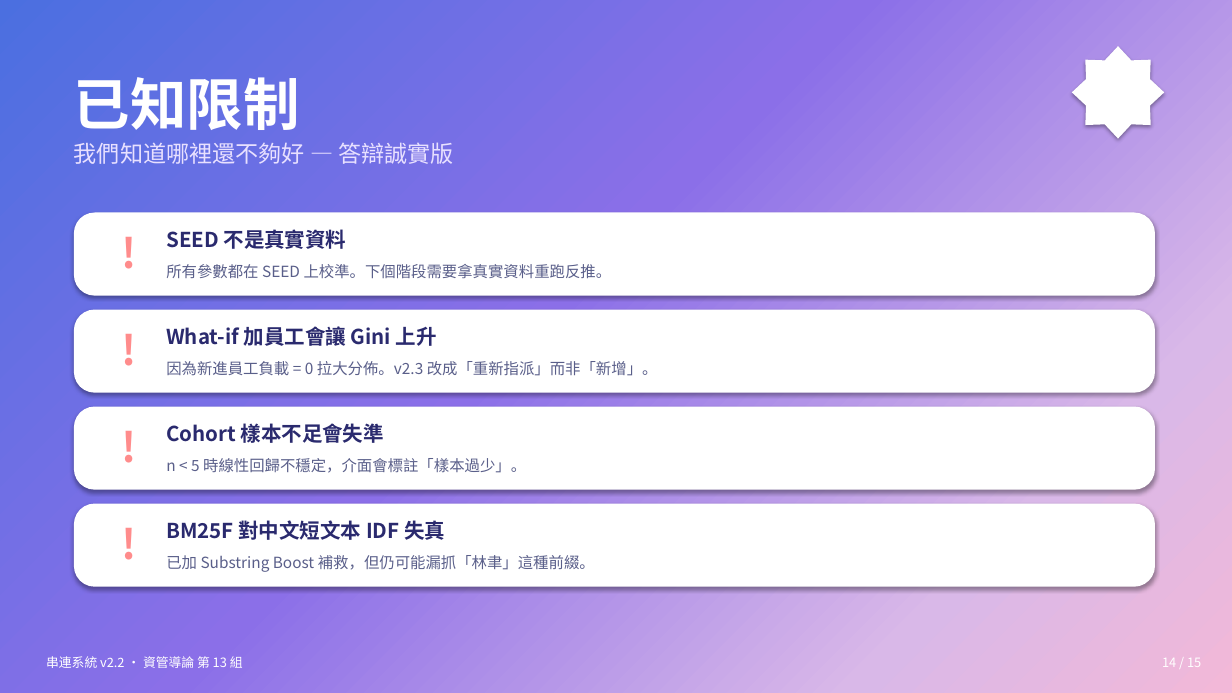
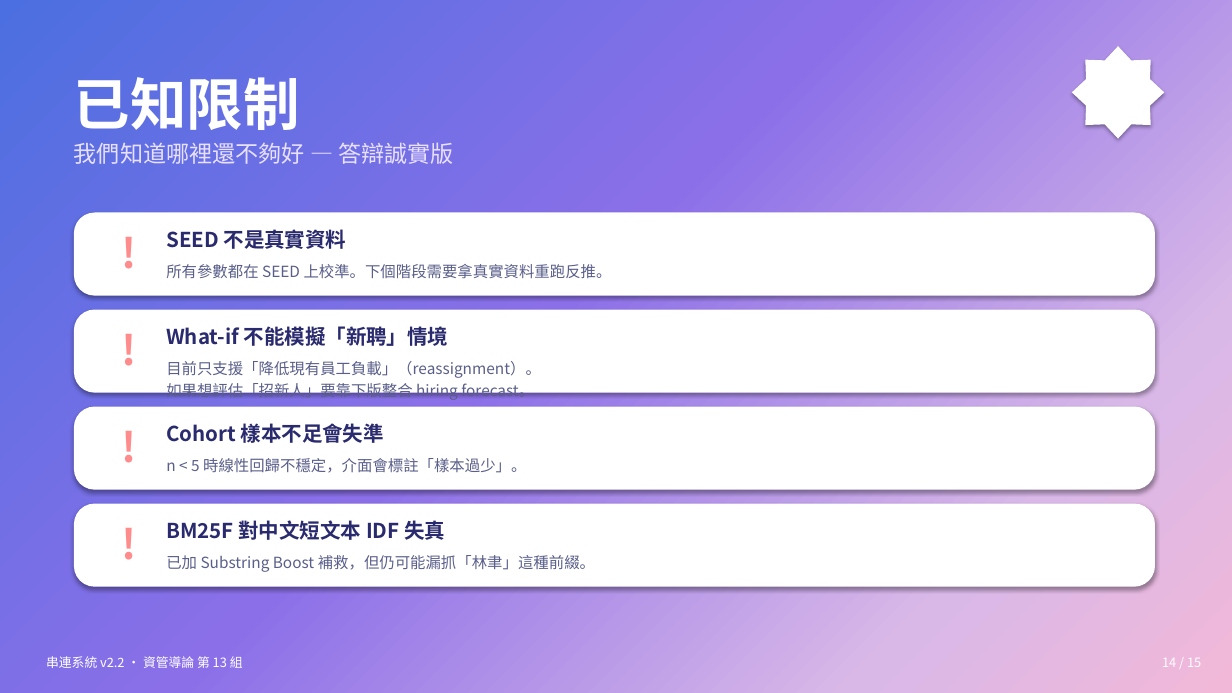
Before and after one commit to Peter2594/chuanlien-system-v2, a slide deck: slide 14 of docs/串連系統_簡報.pptx. Drawn at 1232x693 pixels with LibreOffice and Linux fonts; fonts in the diff are those of the drawing. Boxes give left, top, right and bottom in pixels: in the first picture for what was removed or moved away, otherwise in the second. Text is boxed around its words. In the diff, an @@ line names an element or a change of style, - is before the commit and + after.

Commit message:
docs(slides): 已知限制頁更新 — What-if 改用 reassignment 後移除「加員工 Gini 上升」條目

```diff
--- a/docs/串連系統_簡報.pptx
+++ b/docs/串連系統_簡報.pptx
@@ text at [166, 326, 449, 346]: text changed @@
-What-if 加員工會讓 Gini 上升
+What-if 不能模擬「新聘」情境
@@ text at [166, 361, 541, 401]: text changed @@
-因為新進員工負載 = 0 拉大分佈。v2.3 改成「重新指派」而非「新增」。
+目前只支援「降低現有員工負載」（reassignment）。
+如果想評估「招新人」要靠下版整合 hiring forecast。
```
Also in this commit, not shown: 1 other file.
